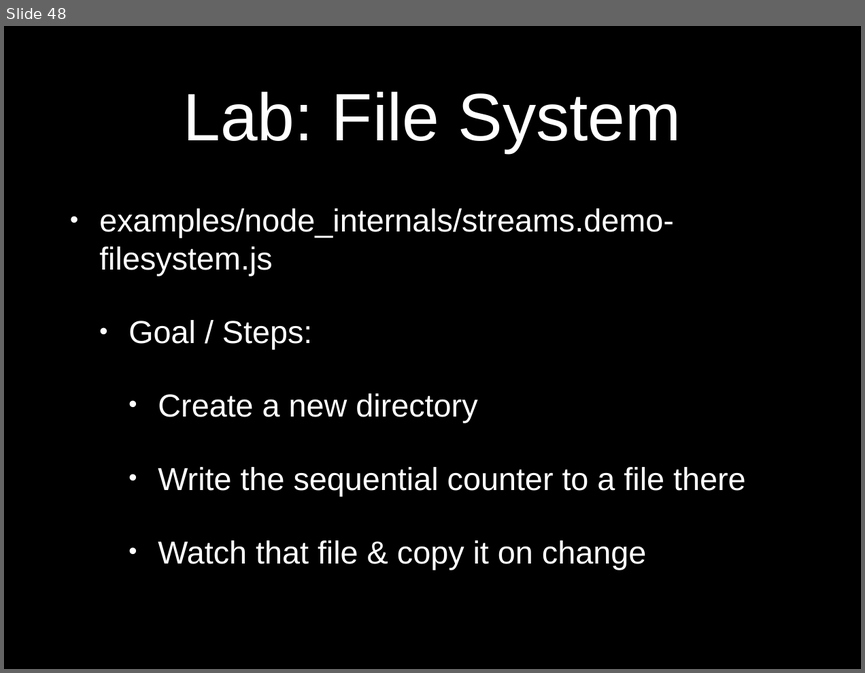
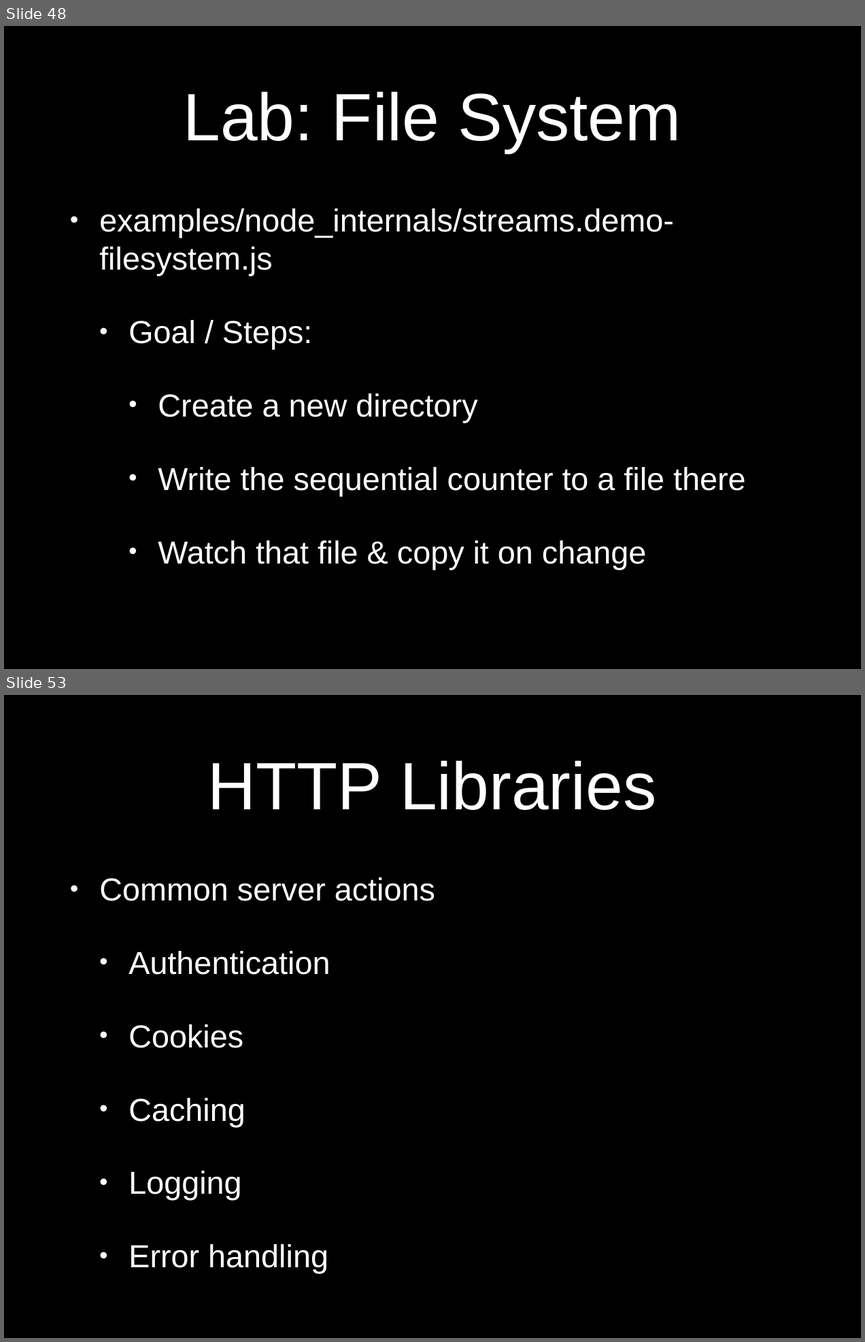
Before and after one commit to eliasjames/training-node-backbone, a slide deck: slides/NodeBackboneDay1.pptx. Shown one above the other, each under a label of ours: slide 48 before the commit, slides 48 and 53 after it; the slides between them are not shown. The pictures are 865x673 and 865x1342 pixels, drawn with LibreOffice and Linux fonts; fonts in the diff are those of the drawing. Boxes give left, top, right and bottom in pixels: in the first picture for what was removed or moved away, otherwise in the second. Text is boxed around its words. In the diff, an @@ line names an element or a change of style, - is before the commit and + after.

```diff
--- a/slides/NodeBackboneDay1.pptx
+++ b/slides/NodeBackboneDay1.pptx
@@ slide 53 added at (4, 695, 861, 1338), background #000000 @@
@@ title added at (208, 760, 656, 810), 80 pt, text #FFFFFF @@
+HTTP Libraries
@@ text added at (99, 877, 435, 1273), 38 pt, text #FFFFFF @@
+• Common server actions
+  • Authentication
+  • Cookies
+  • Caching
+  • Logging
+  • Error handling
```
Also in this commit, not shown: 10 other slides added.
